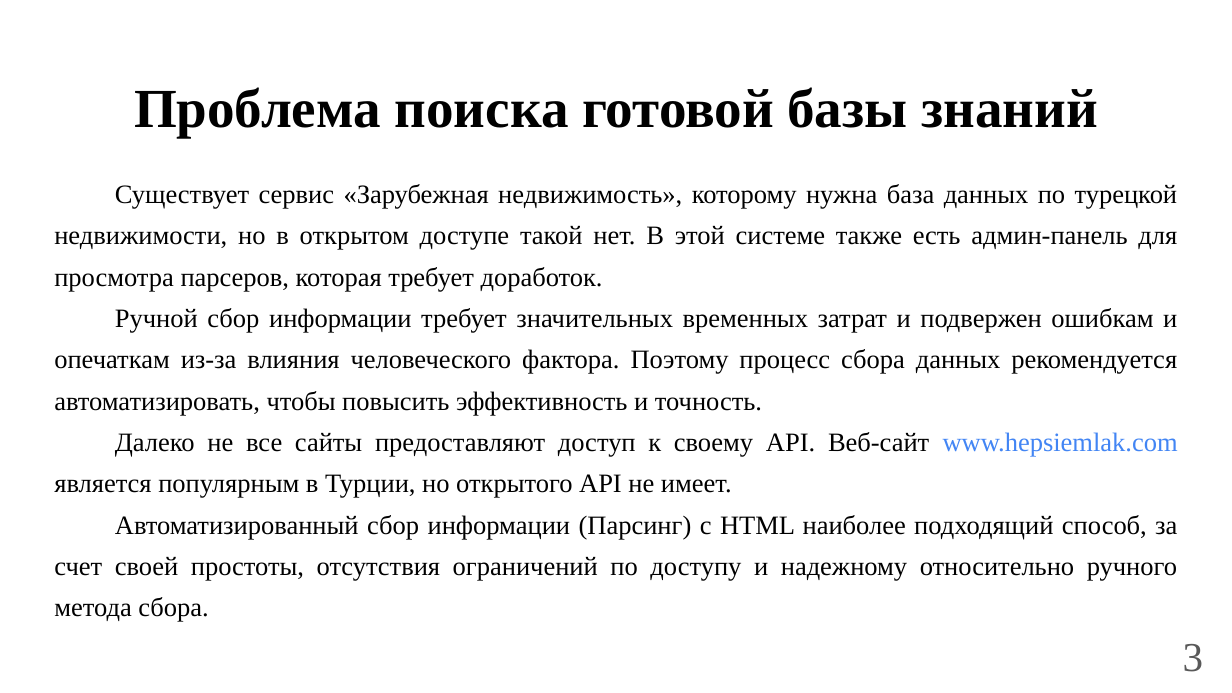
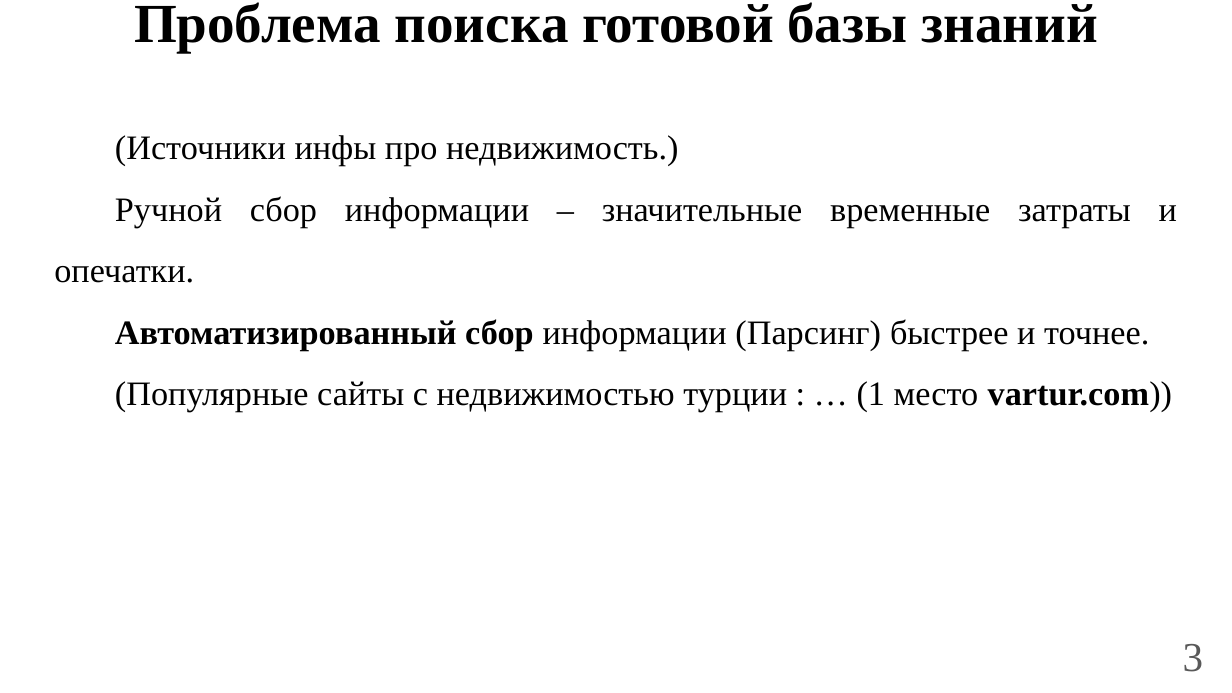
Before and after one commit to OkejoTM/Diploma, a slide deck: slide 3 of Presentation.pptx. Drawn at 1232x693 pixels with LibreOffice and Linux fonts; fonts in the diff are those of the drawing. Boxes give left, top, right and bottom in pixels: in the first picture for what was removed or moved away, otherwise in the second. Text is boxed around its words. In the diff, an @@ line names an element or a change of style, - is before the commit and + after.

```diff
--- a/Presentation.pptx
+++ b/Presentation.pptx
@@ title "Проблема поиска готовой базы знаний": place and size @@
-title "Проблема поиска готовой базы знаний" at (134, 87, 1097, 137)
+title "Проблема поиска готовой базы знаний" at (134, 2, 1097, 53)
@@ text at (54, 135, 1177, 412): text changed; size 15.5 to 20 pt @@
-Существует сервис «Зарубежная недвижимость», которому нужна база данных по турецкой недвижимости, но в открытом доступе такой нет. В этой системе также есть админ-панель для просмотра парсеров, которая требует доработок.
-Ручной сбор информации требует значительных временных затрат и подвержен ошибкам и опечаткам из-за влияния человеческого фактора. Поэтому процесс сбора данных рекомендуется автоматизировать, чтобы повысить эффективность и точность.
-Далеко не все сайты предоставляют доступ к своему API. Веб-сайт www.hepsiemlak.com является популярным в Турции, но открытого API не имеет.
-Автоматизированный сбор информации (Парсинг) с HTML наиболее подходящий способ, за счет своей простоты, отсутствия ограничений по доступу и надежному относительно ручного метода сбора.
+(Источники инфы про недвижимость.)
+Ручной сбор информации – значительные временные затраты и опечатки.
+Автоматизированный сбор информации (Парсинг) быстрее и точнее.
+(Популярные сайты с недвижимостью турции : … (1 место vartur.com))
```
Also in this commit, not shown: 6 other slides changed, 6 slides added, 1 slide removed, 9 other files.
